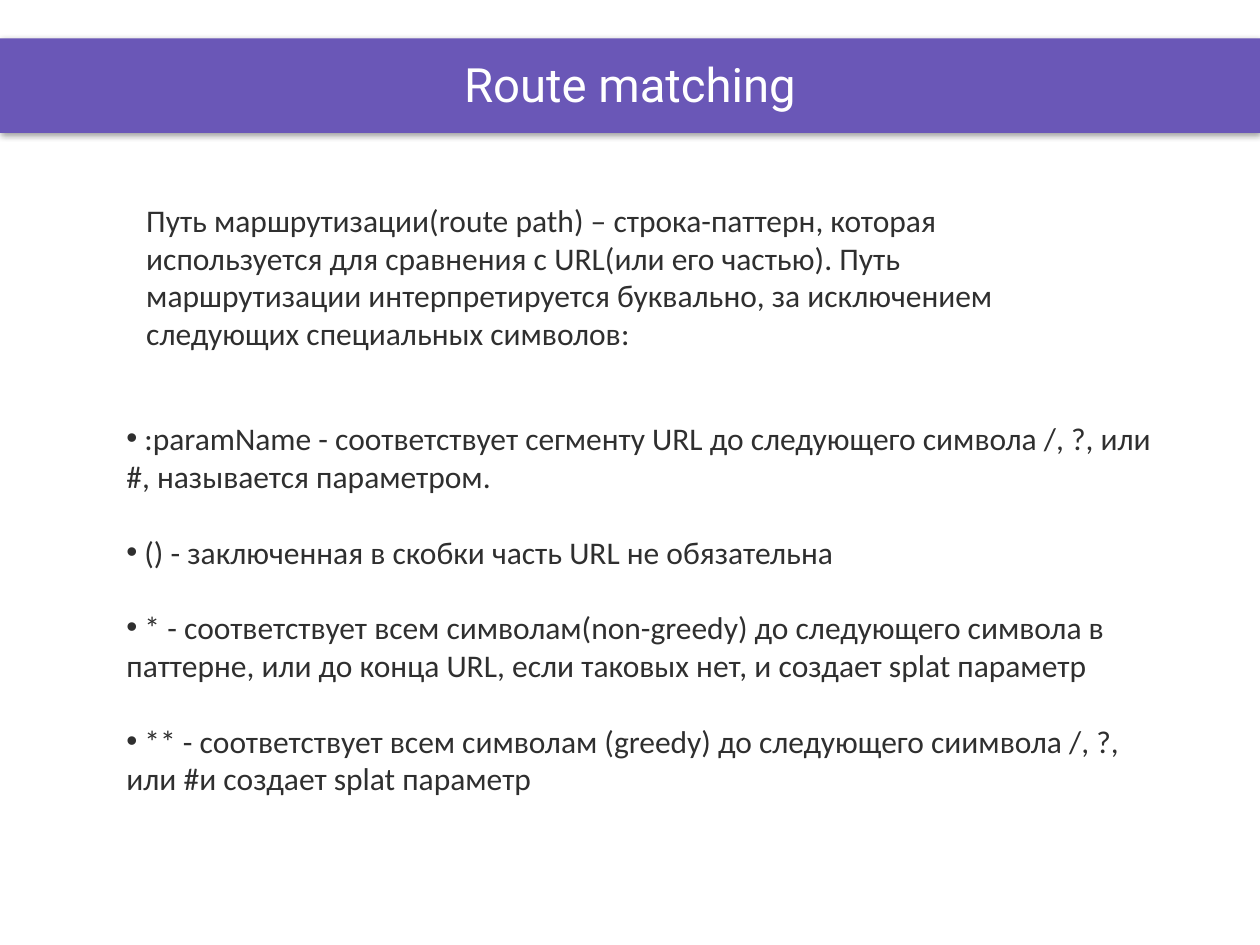
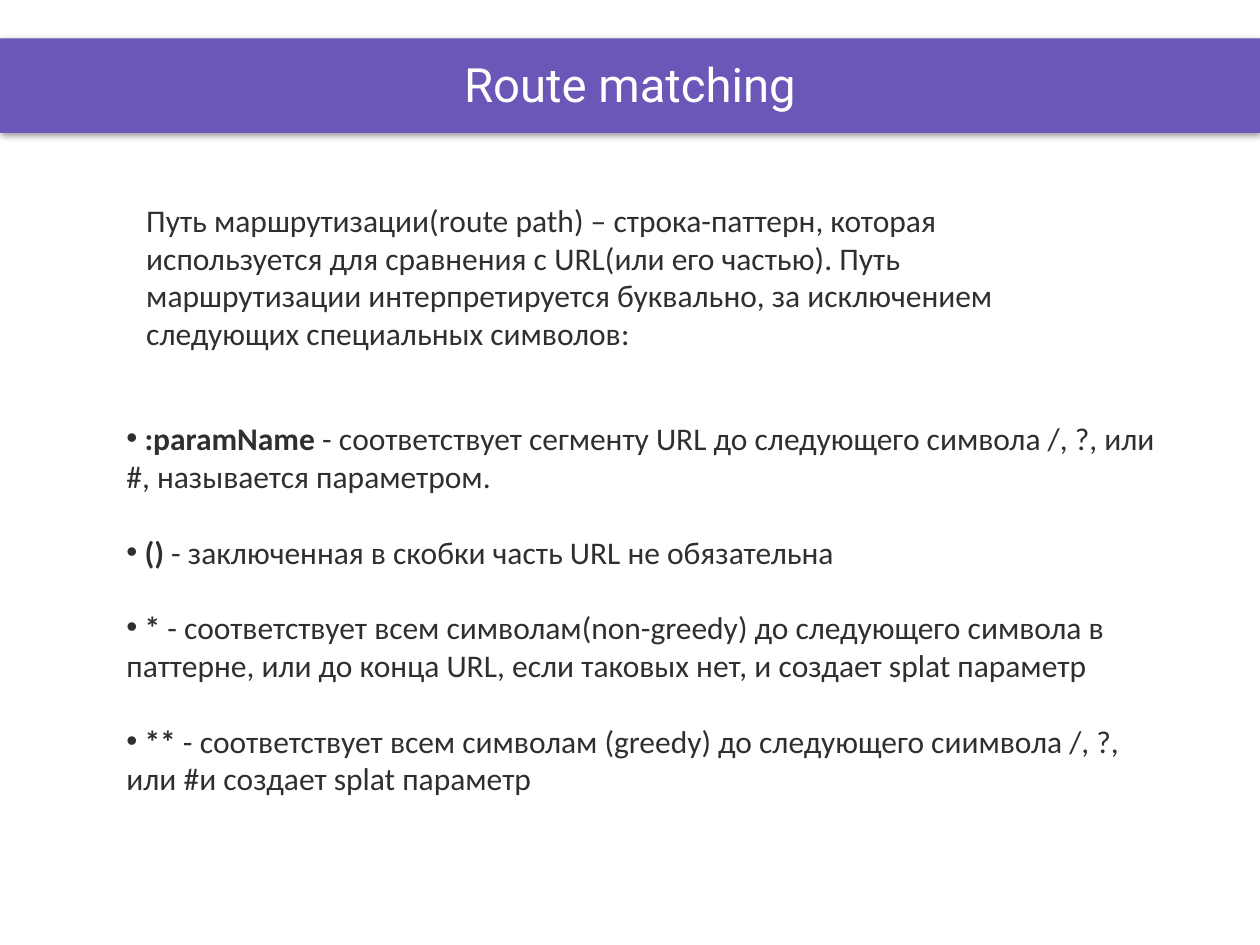
Before and after one commit to OleksandrPetryk/ignite, a slide deck: slide 5 of React/lesson_24/Presentation/React_routing.pptx. Drawn at 1260x945 pixels with LibreOffice and Linux fonts; fonts in the diff are those of the drawing; background and template pictures are left out. Boxes give left, top, right and bottom in pixels: in the first picture for what was removed or moved away, otherwise in the second. Text is boxed around its words. In the diff, an @@ line names an element or a change of style, - is before the commit and + after.

```diff
--- a/React/lesson_24/Presentation/React_routing.pptx
+++ b/React/lesson_24/Presentation/React_routing.pptx
@@ text ":paramName - соответствует сегменту URL ..." at [126, 429, 1154, 795]: bold on in ":paramName", "()", "*", "**" @@
```
Also in this commit, not shown: 3 other slides changed, 46 other files.
